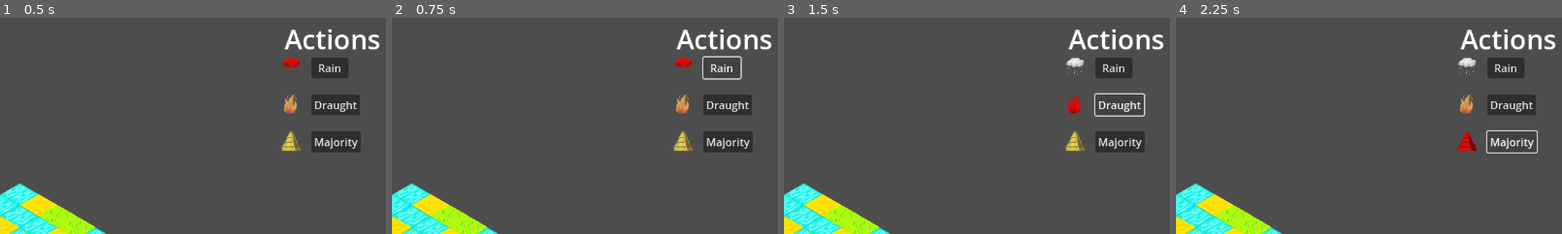
Above: before the commit, frames 1-4 (left to right).
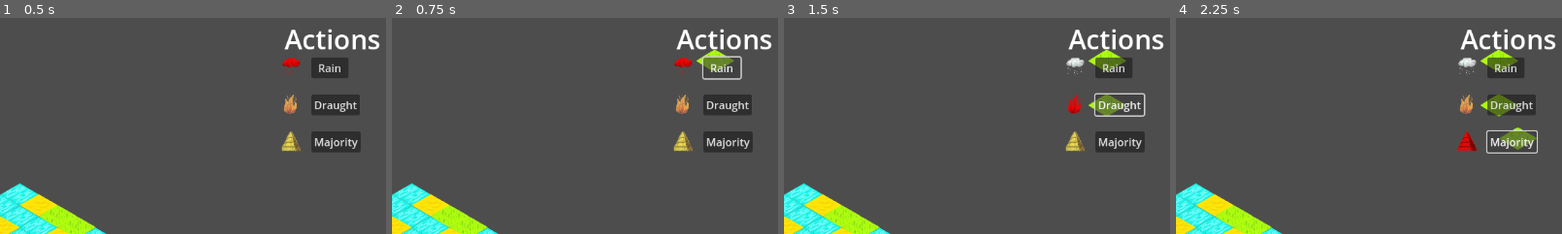
Above: after the commit, the same moments.

Repository: matouseek/game_jam_24
Game: Godot game, scene res://scenes/game.tscn
Same seed, same stepped clock (60 frames per second), same inputs: the game is played once before the commit and once after it. The engine's default icon, where the game draws it, is replaced by a stand-in: a white triangle on a blue panel in a dark square.
Inputs:
- Up to frame 1 (0.5 s): no input
- Up to frame 2 (0.75 s): click "Rain" at 0.5 s
- Up to frame 3 (1.5 s): click "Draught" at 1.25 s
- Up to frame 4 (2.25 s): click "Majority" at 2 s
The pictures show only the part of the screen within x 50-100%, y 0-50%; the shares and areas given below are measured in that part.

Frame 1 is identical in both runs. In frame 2, 0.5% of the frame differs, in the area x 78-89%, y 14-26%; in frame 3, 1.0%; in frame 4, 1.5%, in the area x 78-94%, y 14-61%.

Commit message:
Bug fixed

Diff:
--- a/project.godot
+++ b/project.godot
@@ -19,12 +19,21 @@
 
 PS="*res://scripts/player_state.gd"
 HUD="*res://scenes/hud.tscn"
+G="*res://scripts/goals.gd"
 
 [display]
 
 window/size/mode=2
 window/stretch/mode="viewport"
 
+[input]
+
+mouse_click={
+"deadzone": 0.5,
+"events": [Object(InputEventMouseButton,"resource_local_to_scene":false,"resource_name":"","device":-1,"window_id":0,"alt_pressed":false,"shift_pressed":false,"ctrl_pressed":false,"meta_pressed":false,"button_mask":1,"position":Vector2(184, 19),"global_position":Vector2(193, 65),"factor":1.0,"button_index":1,"canceled":false,"pressed":true,"double_click":false,"script":null)
+]
+}
+
 [rendering]
 
 renderer/rendering_method="gl_compatibility"
--- a/scripts/environment.gd
+++ b/scripts/environment.gd
@@ -24,10 +24,10 @@
 func _input(event):
 	# Mouse in viewport coordinates.
 
-	if event is InputEventMouseButton:
+	if event.is_action_pressed("mouse_click"):
 		var pos = $TileMapLayer.local_to_map(get_local_mouse_position())
 		print("Position on map",pos)
-		#$TileMapLayer.set_cell(pos,4,Vector2i(0,0))
+		$TileMapLayer.set_cell(pos,4,Vector2i(0,0))
 
 
 func initialize_randomly() -> void:
